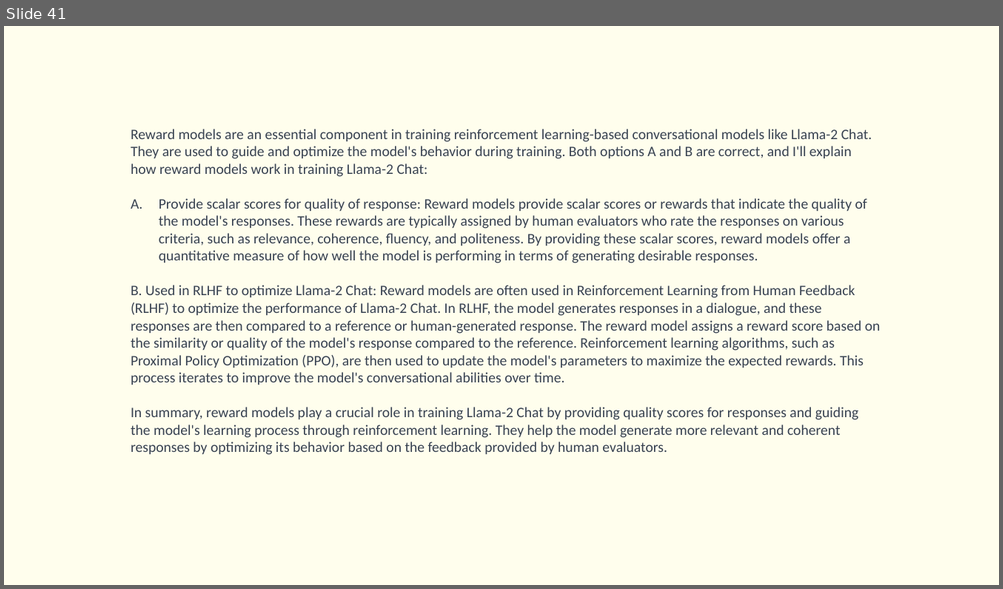
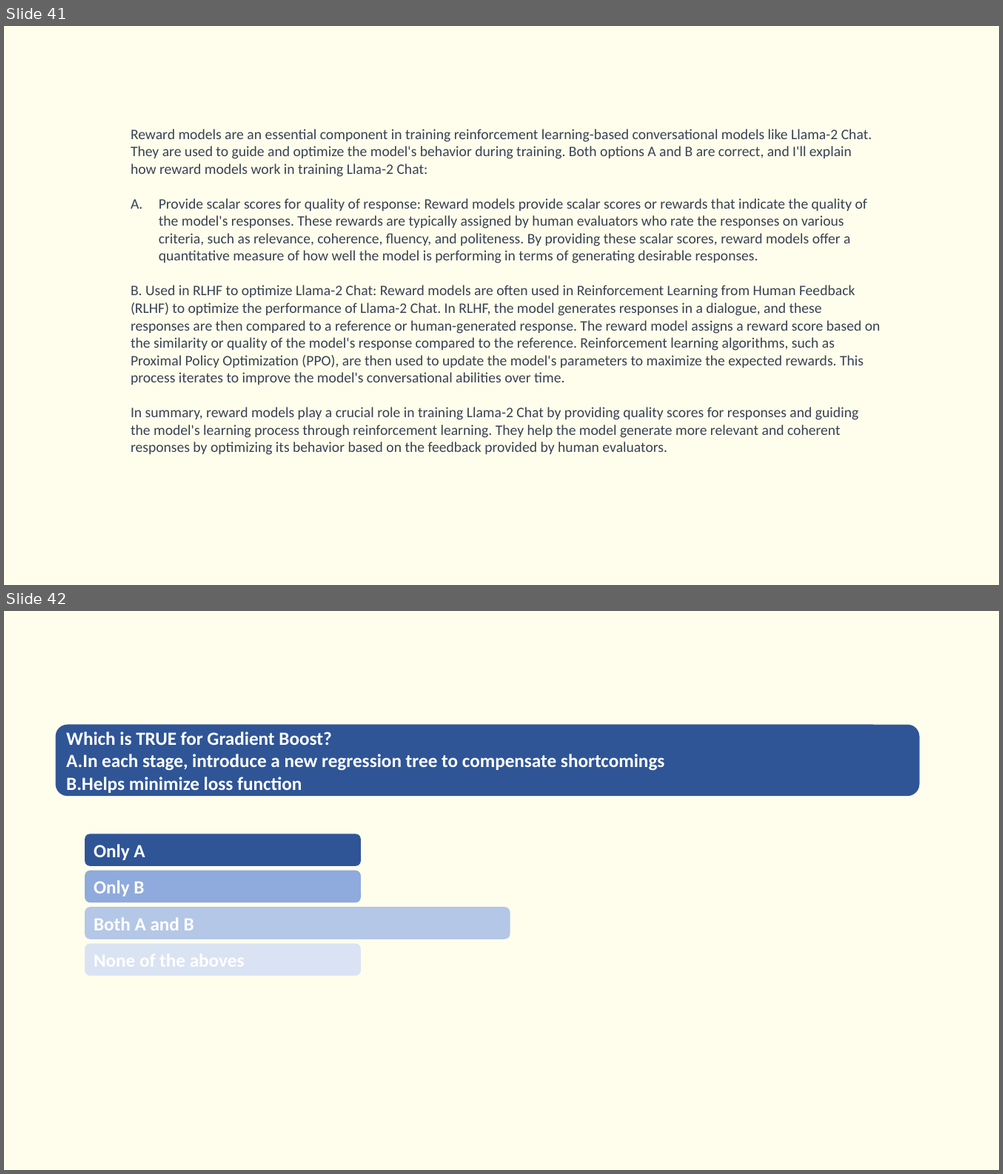
Before and after one commit to Saira55/Machine-Learning-Multiple-Choice-Questions, a slide deck: Machine Learning Quiz Question.pptx. Shown one above the other, each under a label of ours: slide 41 before the commit, slides 41 and 42 after it. The pictures are 1003x589 and 1003x1174 pixels, drawn with LibreOffice and Linux fonts; fonts in the diff are those of the drawing. Boxes give left, top, right and bottom in pixels: in the first picture for what was removed or moved away, otherwise in the second. Text is boxed around its words. In the diff, an @@ line names an element or a change of style, - is before the commit and + after.

```diff
--- a/Machine Learning Quiz Question.pptx
+++ b/Machine Learning Quiz Question.pptx
@@ slide 42 added at <box>4,611,999,1170</box>, background #FFFEED @@
@@ rounded rectangle added at <box>56,724,919,796</box>, fill #2F5597, 18 pt, text #FFFFFF, bold @@
+Which is TRUE for Gradient Boost?
+A.In each stage, introduce a new regression tree to compensate shortcomings
+B.Helps minimize loss function
@@ rounded rectangle added at <box>85,834,361,866</box>, fill #2F5597, 18 pt, text #FFFFFF, bold @@
+Only A
@@ rounded rectangle added at <box>85,871,361,903</box>, fill #8FAADC, 18 pt, text #FFFFFF, bold @@
+Only B
@@ rounded rectangle added at <box>85,907,510,940</box>, fill #B4C7E7, 18 pt, text #FFFFFF, bold @@
+Both A and B
@@ rounded rectangle added at <box>85,944,361,976</box>, fill #DAE3F3 @@
```
